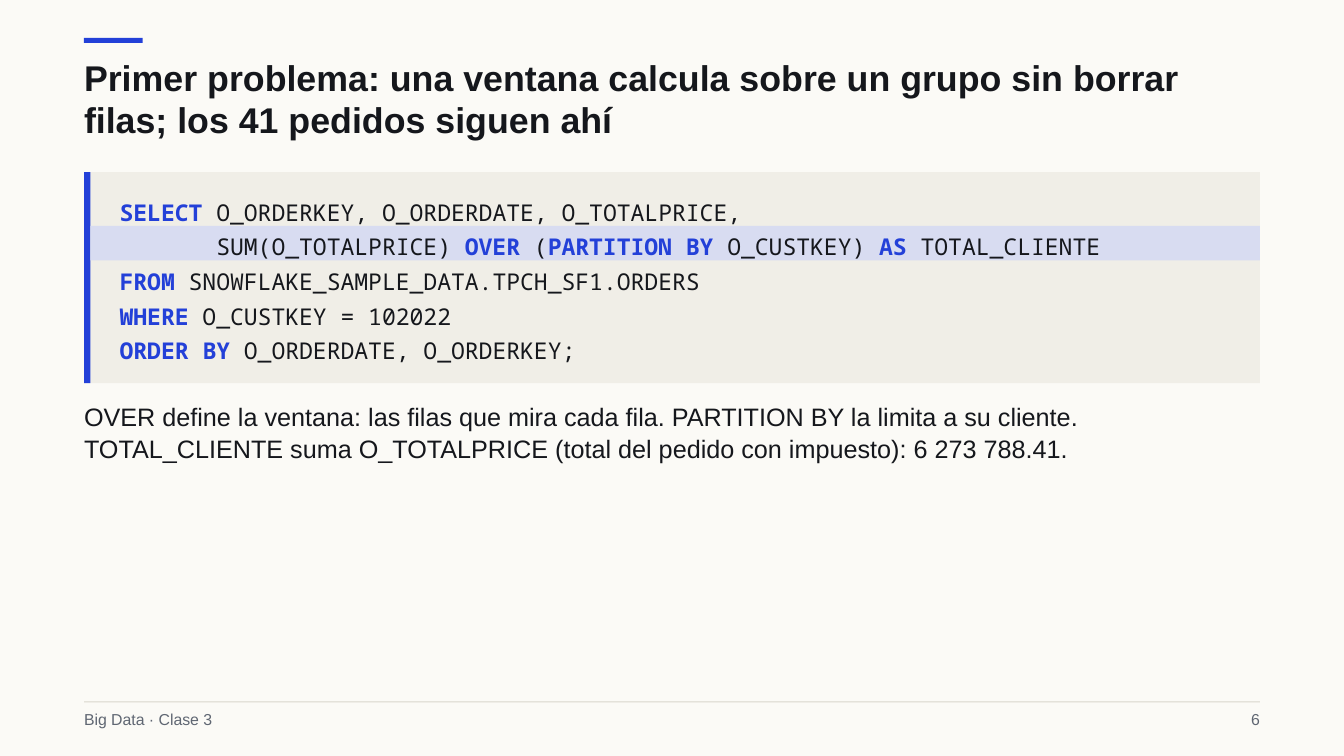
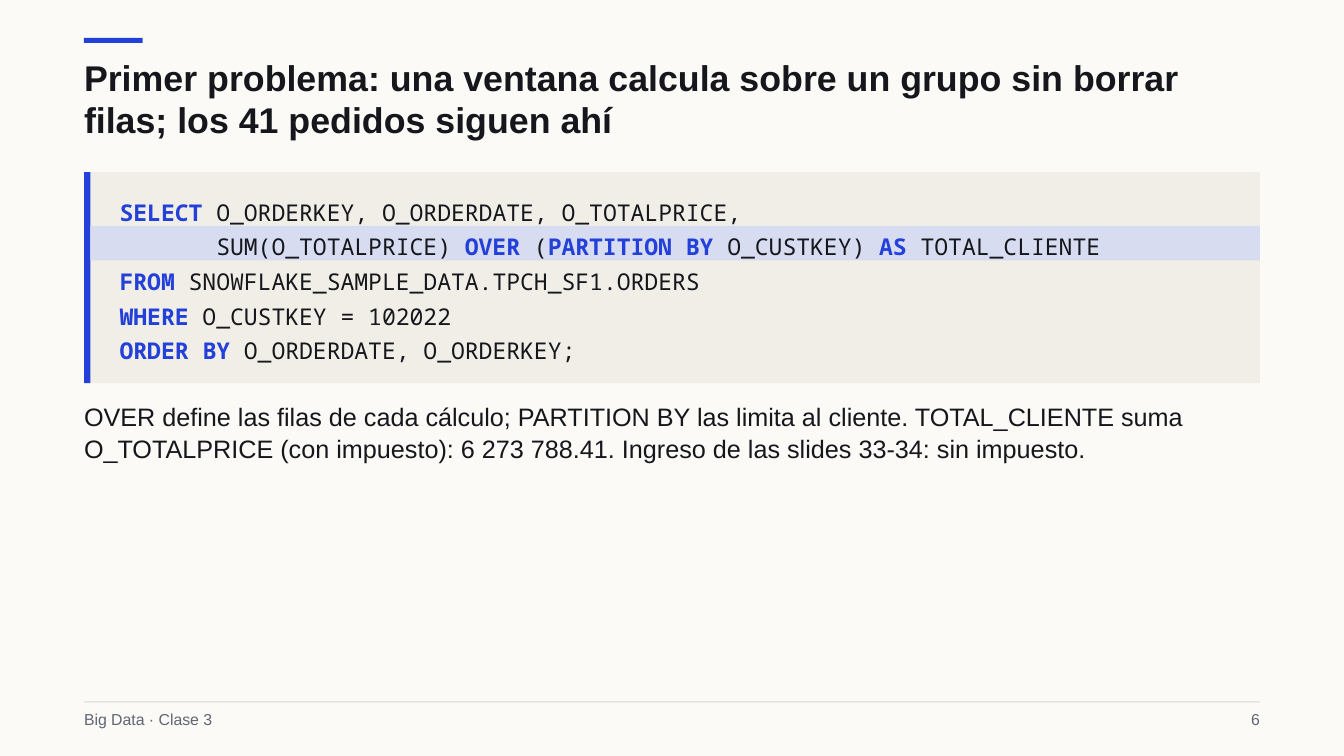
Before and after one commit to Apaezc/bigdata-udem-2026, a slide deck: slide 6 of curso/clase03/deck/slides.pptx. Drawn at 1344x756 pixels with LibreOffice and Linux fonts; fonts in the diff are those of the drawing. Boxes give left, top, right and bottom in pixels: in the first picture for what was removed or moved away, otherwise in the second. Text is boxed around its words. In the diff, an @@ line names an element or a change of style, - is before the commit and + after.

```diff
--- a/curso/clase03/deck/slides.pptx
+++ b/curso/clase03/deck/slides.pptx
@@ text at [84, 407, 1183, 463]: text changed @@
-OVER define la ventana: las filas que mira cada fila. PARTITION BY la limita a su cliente. TOTAL_CLIENTE suma O_TOTALPRICE (total del pedido con impuesto): 6 273 788.41.
+OVER define las filas de cada cálculo; PARTITION BY las limita al cliente. TOTAL_CLIENTE suma O_TOTALPRICE (con impuesto): 6 273 788.41. Ingreso de las slides 33-34: sin impuesto.
```
Also in this commit, not shown: 10 other slides changed, 1 slide added, 1 slide removed, 13 other files.
